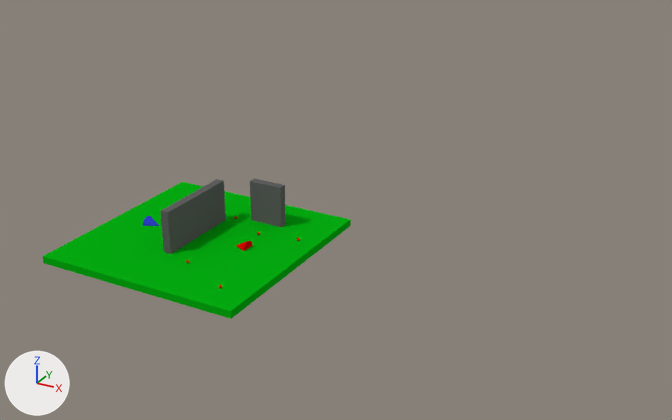
The Blender file StelthyThief.blend as it was, and as the next commit left it.
Both versions are drawn from a camera (50 mm lens) standing at (24.0, -31.0, 18.3) and looking at (7.1, -0.2, 2.9). The axes (+X, +Y, +Z) are drawn at lower left. The lights are the same throughout.

The older version as bpy lines, for what is in view:
```python
me_circle_001 = bpy.data.meshes.new('Circle.001')
me_circle_001.from_pydata(...)  # 12 vertices, 14 faces; spans x -5.0..0.0, y -1.91..1.91, z -0.1..0.1
me_circle_001.materials.append(mat_material_001)  # its picture is missing
me_cube = bpy.data.meshes.new('Cube')
me_cube.from_pydata(...)  # a box spanning x -0.2..0.2, y -2.1..2.1, z -1.0..1.0
me_cube.materials.append(mat_material_002)  # dark grey #5f5f5f
me_cube_001 = bpy.data.meshes.new('Cube.001')
me_cube_001.from_pydata(...)  # a box spanning x -0.2..0.2, y -0.84..0.84, z -1.0..1.0
me_cube_001.materials.append(mat_material_002)  # dark grey #5f5f5f
me_plane = bpy.data.meshes.new('Plane')
me_plane.from_pydata(...)  # a box spanning x -5.0..5.0, y -5.0..5.0, z -0.17..0.17
me_plane.materials.append(mat_f)  # its picture is missing
ob_cube = bpy.data.objects.new('Cube', me_cube)
ob_cube.location = (-0.4, 0.0, 1.0)
ob_cube_001 = bpy.data.objects.new('Cube.001', me_cube_001)
ob_cube_001.location = (1.74, 2.83, 1.0)
ob_cube_001.rotation_euler = (0.0, 0.0, -1.571)  # degrees (0, 0, -90)
ob_enemy1front = bpy.data.objects.new('enemy1Front', me_circle_001)
ob_enemy1front.parent = ob_enemy1
ob_enemy1front.matrix_parent_inverse = Matrix(((-1.0, 0.0, 0.0, 2.128), (0.0, -1.0, 0.0, 0.0), (0.0, 0.0, 1.0, -0.18), (0.0, 0.0, 0.0, 1.0)))
ob_enemy1front.location = (2.128, 0.0, 0.18)
ob_enemy1front.hide_viewport = True
ob_plane = bpy.data.objects.new('Plane', me_plane)
ob_plane.location = (0.0, 0.0, -0.17)
```
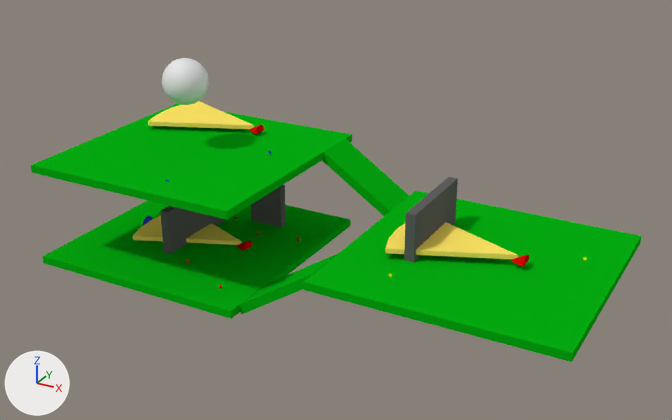
Diff of the bpy script that builds the scene:
```diff
--- a/StelthyThief.blend.py
+++ b/StelthyThief.blend.py
@@ mat_f_001 @@
+mat_f_001 = diffuse_material('f.001')
+mat_f_001.base_color = (0.00165, 0.429, 0.00593)  # green #05af12
@@ me_cone_002 @@
+me_cone_002.from_pydata(...)  # 18 vertices, 18 faces; spans x -0.35..0.35, y -0.35..0.35, z -0.175..0.175
+me_cone_002.polygons.foreach_set('use_smooth', [True] * 18)
+me_cone_002.materials.append(mat_e1)  # its picture is missing
@@ me_sphere_006 @@
+me_sphere_006.from_pydata(...)  # a UV sphere (32 segments, 16 rings, poles along z) spanning x -1.0..1.0, y -1.0..1.0, z -1.0..1.0
+me_sphere_006.polygons.foreach_set('use_smooth', [True] * 512)
@@ me_cube_004 @@
+me_cube_004.from_pydata(...)  # a box spanning x -0.2..0.2, y -2.1..2.1, z -1.0..1.0
+me_cube_004.materials.append(mat_f)  # its picture is missing
@@ me_plane_002 @@
+me_plane_002.from_pydata(...)  # a box spanning x -5.0..5.0, y -5.0..5.0, z -0.17..0.17
+me_plane_002.materials.append(mat_f_001)  # its picture is missing
@@ me_cone_003 @@
+me_cone_003.from_pydata(...)  # 18 vertices, 18 faces; spans x -0.35..0.35, y -0.35..0.35, z -0.175..0.175
+me_cone_003.polygons.foreach_set('use_smooth', [True] * 18)
+me_cone_003.materials.append(mat_e1)  # its picture is missing
@@ ob_enemy1front @@
 ob_enemy1front.location = (2.128, 0.0, 0.18)
-ob_enemy1front.hide_viewport = True
@@ ob_fovenemy1 @@
+ob_fovenemy1 = bpy.data.objects.new('FOVenemy1', me_circle_001)
+ob_fovenemy1.parent = ob_enemy1
+ob_fovenemy1.matrix_parent_inverse = Matrix(((-1.0, 0.0, 0.0, 2.128), (0.0, -1.0, 0.0, 0.0), (0.0, 0.0, 1.0, -0.18), (0.0, 0.0, 0.0, 1.0)))
+ob_fovenemy1.location = (2.128, 0.0, 0.18)
@@ ob_fovenemy2 @@
+ob_fovenemy2 = bpy.data.objects.new('FOVenemy2', me_circle_001.copy())  # the mesh of ob_enemy1front
+ob_fovenemy2.parent = ob_enemy1_001
+ob_fovenemy2.matrix_parent_inverse = Matrix(((-1.0, 0.0, 0.0, 2.128), (0.0, -1.0, 0.0, 0.0), (0.0, 0.0, 1.0, -0.18), (0.0, 0.0, 0.0, 1.0)))
+ob_fovenemy2.location = (2.128, 0.0, 0.18)
@@ ob_enemy1_001 @@
+ob_enemy1_001 = bpy.data.objects.new('enemy1.001', me_cone_002)
+ob_enemy1_001.location = (14.78, 0.0, 2.52)
+ob_enemy1_001.rotation_euler = (0.0, 0.0, -3.142)  # degrees (0, 0, -180)
+_m = ob_enemy1_001.modifiers.new('EdgeSplit', 'EDGE_SPLIT')
@@ ob_sphere @@
+ob_sphere = bpy.data.objects.new('Sphere', me_sphere_006)
+ob_sphere.location = (-0.44, 0.03, 7.27)
@@ ob_cube_002 @@
+ob_cube_002 = bpy.data.objects.new('Cube.002', me_cube_004)
+ob_cube_002.location = (6.71, -3.37, 0.87)
+ob_cube_002.rotation_euler = (1.571, -2.154, 0.0)  # degrees (90, -123, 0)
@@ ob_plane_001 @@
+ob_plane_001 = bpy.data.objects.new('Plane.001', me_plane.copy())  # the mesh of ob_plane
+ob_plane_001.location = (13.34, 0.0, 1.99)
@@ ob_plane_002 @@
+ob_plane_002 = bpy.data.objects.new('Plane.002', me_plane_002)
+ob_plane_002.location = (0.06, 0.0, 4.12)
@@ ob_cube_003 @@
+ob_cube_003 = bpy.data.objects.new('Cube.003', me_cube_004.copy())
+ob_cube_003.location = (6.71, 3.33, 2.97)
+ob_cube_003.rotation_euler = (1.571, -2.154, 3.142)  # degrees (90, -123, 180)
@@ ob_enemy1_002 @@
+ob_enemy1_002 = bpy.data.objects.new('enemy1.002', me_cone_003)
+ob_enemy1_002.location = (1.02, 2.96, 4.58)
+ob_enemy1_002.rotation_euler = (0.0, 0.0, -3.142)  # degrees (0, 0, -180)
+_m = ob_enemy1_002.modifiers.new('EdgeSplit', 'EDGE_SPLIT')
@@ ob_cube_004 @@
+ob_cube_004 = bpy.data.objects.new('Cube.004', me_cube.copy())  # the mesh of ob_cube
+ob_cube_004.location = (11.04, 0.47, 3.15)
```

Location of each change, (x1, y1, x2, y2) in pixels of the pictures (672 x 420 px):
'Plane.001', added (green)
    after: (303, 191, 641, 362)
'Plane.002', added (green)
    after: (31, 103, 352, 220)
'Cube.003', added (green)
    after: (322, 139, 409, 216)
'Cube.004', added
    after: (404, 177, 458, 263)
'FOVenemy2', added
    after: (385, 222, 518, 259)
'enemy1Front', shown
    after: (148, 101, 254, 129)
'Sphere', added
    after: (162, 58, 209, 105)
'Cube.002', added (green)
    after: (240, 253, 338, 314)
'FOVenemy1', added
    after: (133, 216, 241, 245)
'enemy1.001', added
    after: (508, 255, 529, 267)
'enemy1.002', added
    after: (249, 125, 265, 134)
